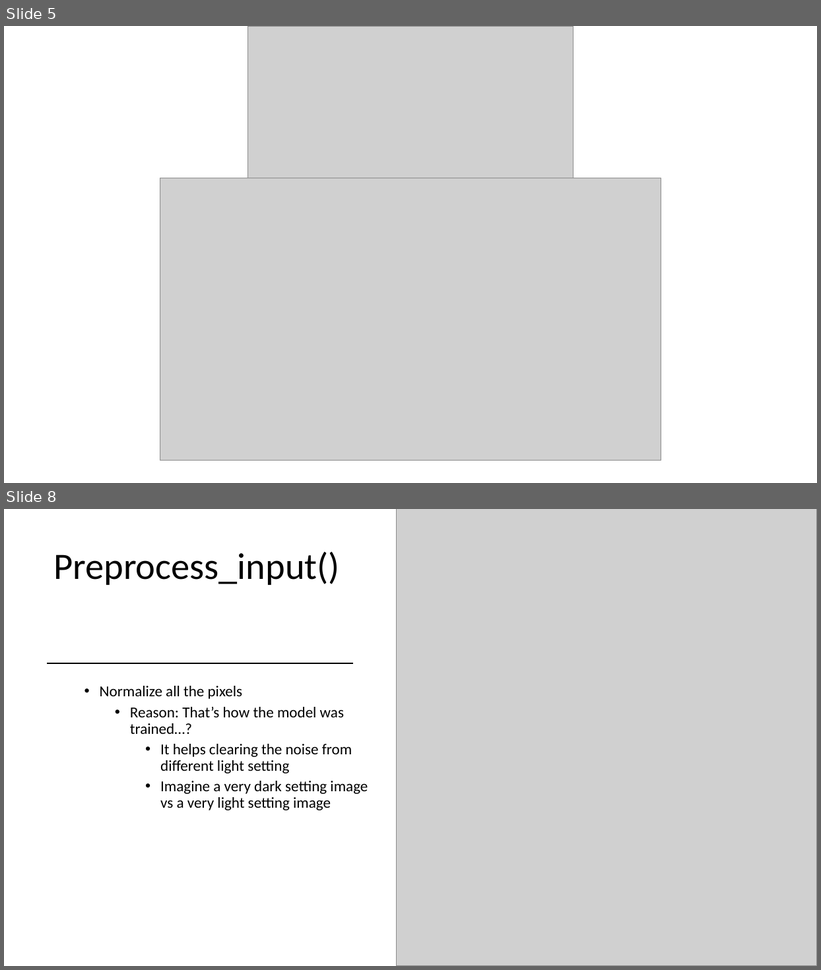
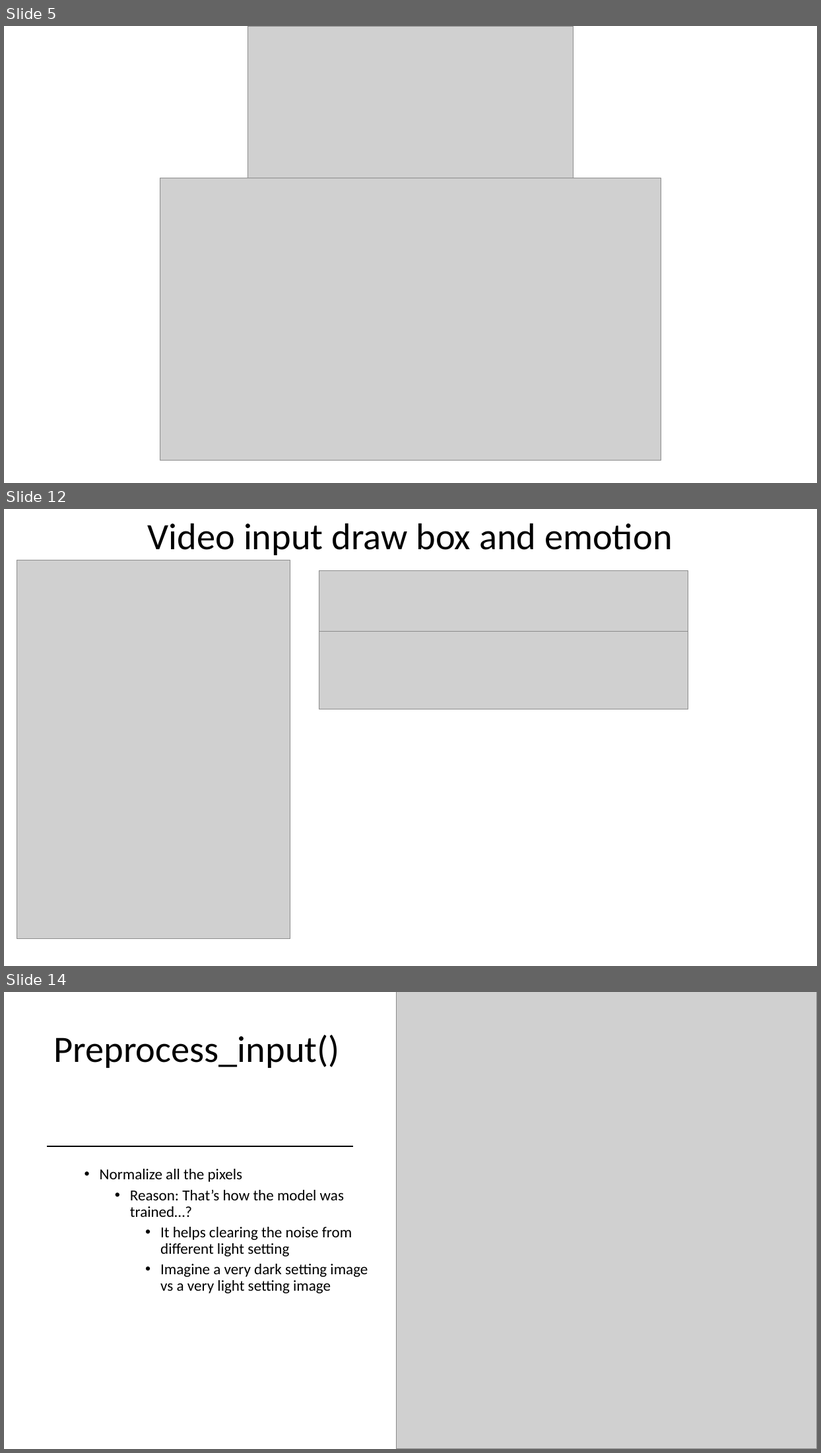
Before and after one commit to Donthave1/goodgamegang, a slide deck: GGG PPT.pptx. Shown one above the other, each under a label of ours: slides 5 and 8 before the commit, slides 5, 12 and 14 after it; the slides between them are not shown. The pictures are 821x970 and 821x1453 pixels, drawn with LibreOffice and Linux fonts; fonts in the diff are those of the drawing; grey boxes stand for pictures. Boxes give left, top, right and bottom in pixels: in the first picture for what was removed or moved away, otherwise in the second. Text is boxed around its words. In the diff, an @@ line names an element or a change of style, - is before the commit and + after.

```diff
--- a/GGG PPT.pptx
+++ b/GGG PPT.pptx
@@ slide 12 added at [4,509,817,966], background #FFFFFF @@
@@ title added at [148,523,673,555], 44 pt, text #000000 @@
+Video input draw box and emotion
@@ picture added at [17,560,290,940] @@
@@ picture added at [319,570,688,632] @@
@@ picture added at [319,631,688,709] @@
@@ what was slide 8 is now slide 14 @@
```
Also in this commit, not shown: 7 other slides added, 2 slides removed.
